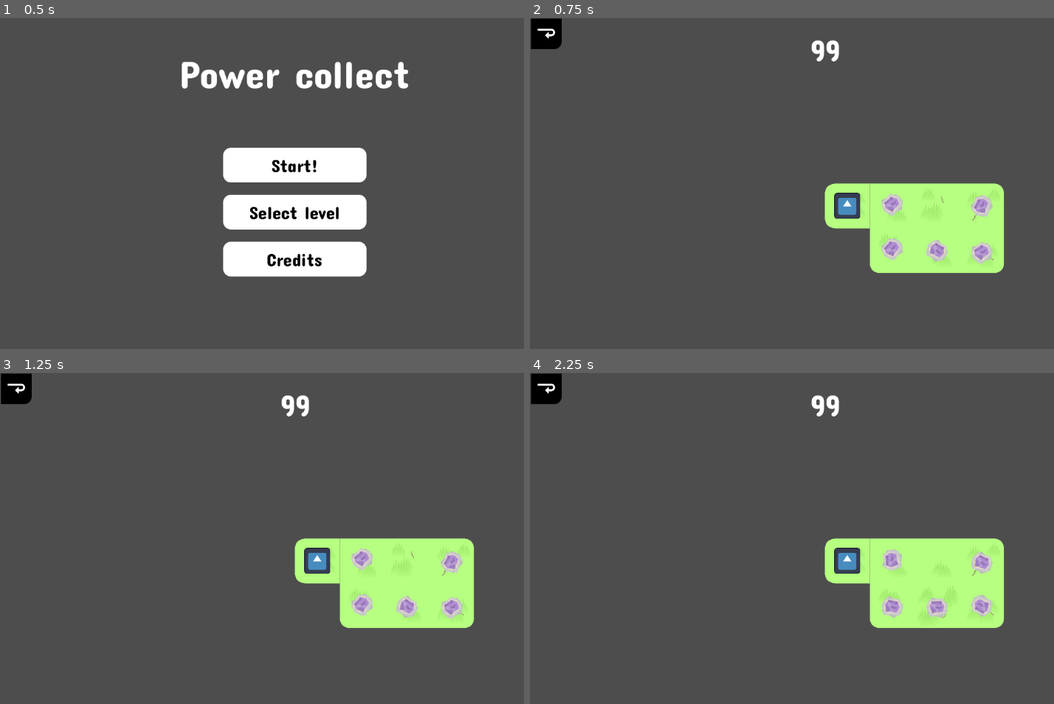
Above: before the commit, frames 1-4 (two rows, left to right).
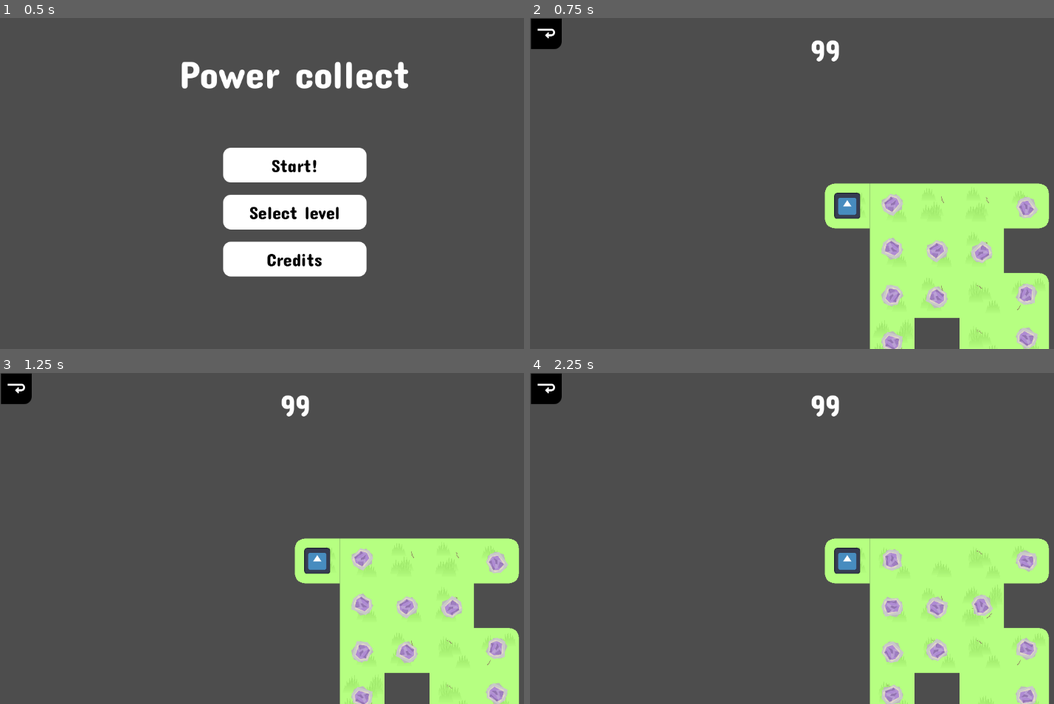
Above: after the commit, the same moments.

Repository: Sergueille/Collector
Game: Godot game, scene res://UI/menu_ui.tscn
Same seed, same stepped clock (60 frames per second), same inputs: the game is played once before the commit and once after it. The engine's default icon, where the game draws it, is replaced by a stand-in: a white triangle on a blue panel in a dark square.
Inputs (mouse positions are in pixels of both pictures, inside the frame that each line leads up to):
- Up to frame 1 (0.5 s): no input
- Up to frame 2 (0.75 s): click "Start!" at 0.5 s
- Up to frame 3 (1.25 s): no input
- Up to frame 4 (2.25 s): click (545, 389) at 1.25 s; click "Start!" at 2 s

Frame 1 is identical in both runs. In frame 2, 8.7% of the frame differs, in the area x 64-100%, y 49-100%; in frame 3, 8.7%; in frame 4, 8.7%.

Commit message:
Working gameplaygit add .

Diff:
--- a/parser.gd
+++ b/parser.gd
@@ -5,7 +5,8 @@
 @export var theme: TileTheme
 @export var tile_scene: PackedScene
 @export var block_property_scene: PackedScene
-@export var power_up_property_scene: PackedScene
+@export var dash_property_scene: PackedScene
+@export var magnet_property_scene: PackedScene
 
 # Fonction qui lit un fichier texte et génère une carte (Puzzle) à partir de son contenu.
 # Le fichier doit contenir :
@@ -113,11 +114,11 @@
 				tile_resource.has_sprite = true
 			elif property == "d":
 				tile_resource.atlas_coordinates = theme.get_tile_position(is_tile_vide[0], is_tile_vide[1], is_tile_vide[2], is_tile_vide[3])
-				tile_resource.properties.push_back(power_up_property_scene)
+				tile_resource.properties.push_back(dash_property_scene)
 				tile_resource.has_sprite = true
 			elif property == "a":
 				tile_resource.atlas_coordinates = theme.get_tile_position(is_tile_vide[0], is_tile_vide[1], is_tile_vide[2], is_tile_vide[3])
-				tile_resource.properties.push_back(power_up_property_scene)     # "a" → autre type de bonus (à clarifier)
+				tile_resource.properties.push_back(magnet_property_scene)
 				tile_resource.has_sprite = true
 			# Ajoute la propriété à la ressource et l’associe à la tuile
 			level.tiles[Vector2i(i, j)].data = tile_resource
--- a/parser.tscn
+++ b/parser.tscn
@@ -1,11 +1,12 @@
-[gd_scene load_steps=7 format=3 uid="uid://dtnxj0vh4okdv"]
+[gd_scene load_steps=8 format=3 uid="uid://dtnxj0vh4okdv"]
 
 [ext_resource type="Script" uid="uid://bbporalalpn1j" path="res://parser.gd" id="1_h5g1u"]
 [ext_resource type="PackedScene" uid="uid://dfrt0ougkb0aa" path="res://puzzle/puzzle.tscn" id="2_lkqmm"]
 [ext_resource type="PackedScene" uid="uid://6f8e0sh8jlue" path="res://puzzle/tile.tscn" id="3_6yjkl"]
 [ext_resource type="Resource" uid="uid://cr1i60cabnem5" path="res://nature.tres" id="3_675b2"]
 [ext_resource type="PackedScene" uid="uid://dhtnprps2uj8h" path="res://puzzle/property/block.tscn" id="3_xlli3"]
-[ext_resource type="PackedScene" path="res://puzzle/property/power_up_tile.tscn" id="4_6yjkl"]
+[ext_resource type="PackedScene" uid="uid://d0la0ihmb1i71" path="res://puzzle/property/Dash.tscn" id="6_bhwlt"]
+[ext_resource type="PackedScene" uid="uid://d3id2r3dhv7d1" path="res://puzzle/property/magnet.tscn" id="7_w17ux"]
 
 [node name="Parser" type="Node"]
 script = ExtResource("1_h5g1u")
@@ -13,4 +14,5 @@
 theme = ExtResource("3_675b2")
 tile_scene = ExtResource("3_6yjkl")
 block_property_scene = ExtResource("3_xlli3")
-power_up_property_scene = ExtResource("4_6yjkl")
+dash_property_scene = ExtResource("6_bhwlt")
+magnet_property_scene = ExtResource("7_w17ux")
--- a/player/power_up/dash.gd
+++ b/player/power_up/dash.gd
@@ -22,8 +22,14 @@
 
 	# BUG player can dash through tiles with block property
 	while puzzle.tiles.has(next):
-		# NOT FINISHED : we have to stock the power up in the inventory
+		player.target_position = next
+		puzzle.tiles[next].apply_properties()
 		puzzle.tiles[next].collect_collectible()
+
+		if player.target_position == player.current_position:
+			break
+
+		#puzzle.tiles[next].collect_collectible()
 		player.current_position = next
 		player.snap()
 		next += dash_direction
--- a/player/power_up/magnet.gd
+++ b/player/power_up/magnet.gd
@@ -24,6 +24,7 @@
 	for offset in offsets:
 		var pos: Vector2i = center + offset
 		if puzzle.tiles.has(pos):
+			puzzle.tiles[pos].apply_properties()
 			puzzle.tiles[pos].collect_collectible()
 
 	# NOT FINISHED : we have to check on the offsts tiles if there are any power up
--- /dev/null
+++ b/puzzle/property/Dash.tscn
@@ -0,0 +1,7 @@
+[gd_scene load_steps=2 format=3 uid="uid://d0la0ihmb1i71"]
+
+[ext_resource type="Script" uid="uid://bhfy5tbi0c58b" path="res://puzzle/property/power_up_tile.gd" id="1_kjiiu"]
+
+[node name="PowerUpTile" type="Node"]
+script = ExtResource("1_kjiiu")
+power_up = 1
--- a/puzzle/property/power_up_tile.gd
+++ b/puzzle/property/power_up_tile.gd
@@ -3,7 +3,7 @@
 
 # this tile gives the player a power-up
 
-var power_up: Globals.PowerUp
+@export var power_up: Globals.PowerUp
 
 var already_picked_up := false
 
Not shown, changed: levels/niveau1.txt
Not shown: 1 places in puzzle/property/magnet.tscn that only renumber resources
